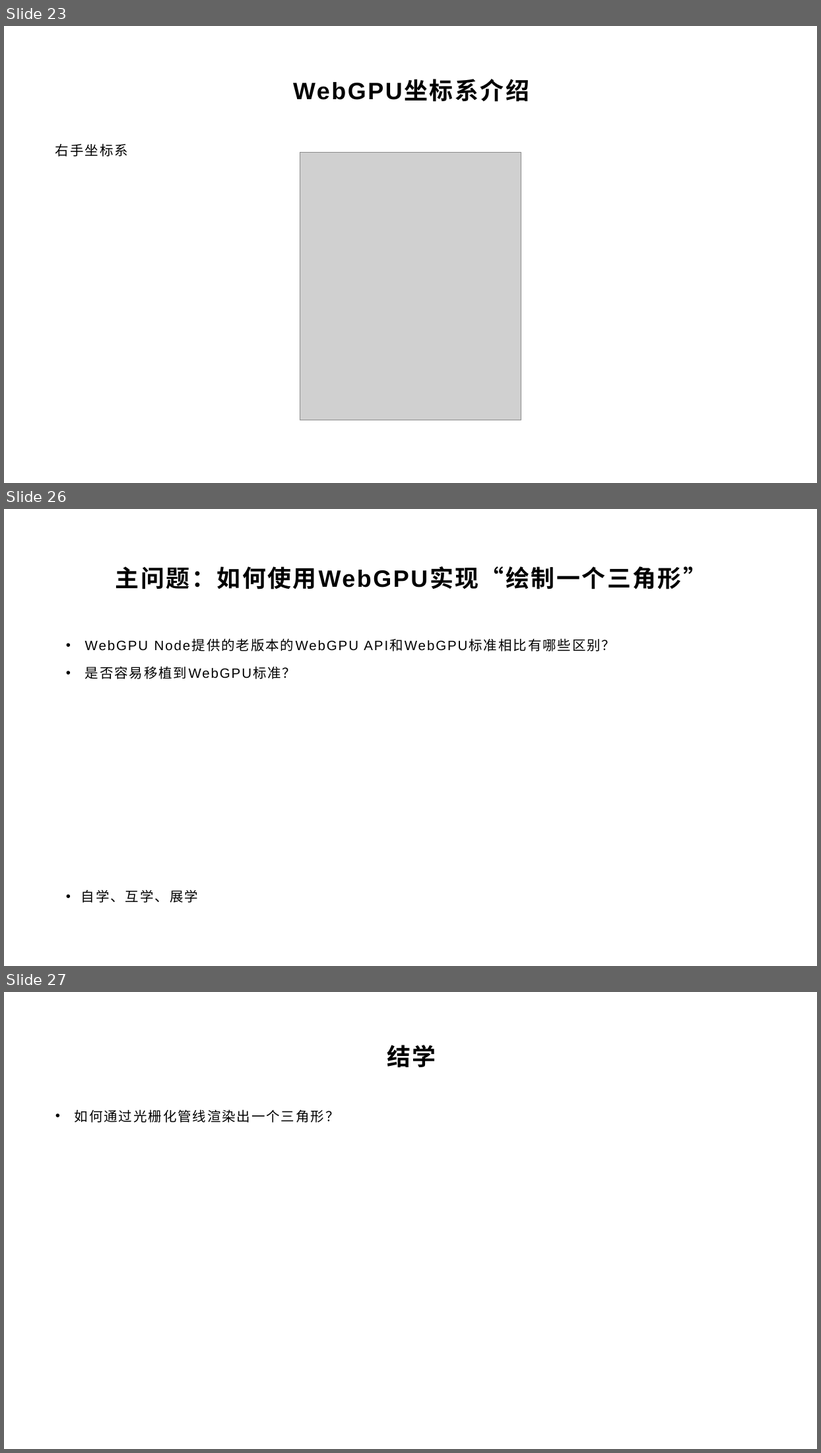
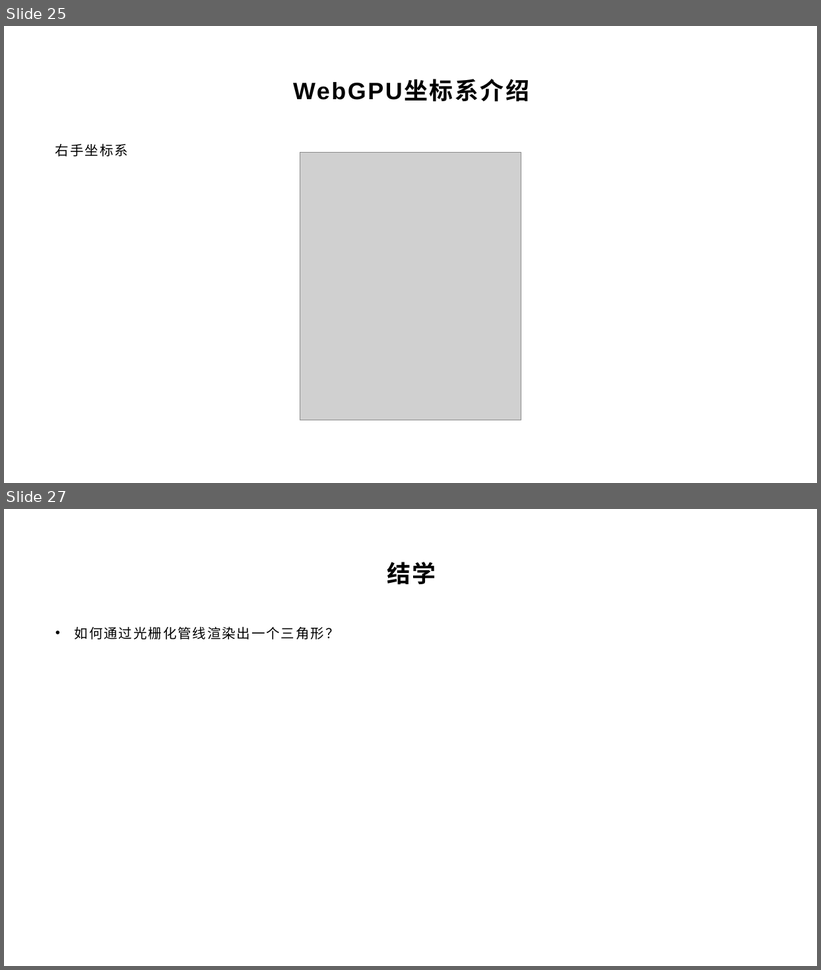
Before and after one commit to yyc-git/PotorealisticRenderEdu-3, a slide deck: lessons/2_triangle/ppt/第二节课.pptx. Shown one above the other, each under a label of ours: slides 23, 26 and 27 before the commit, slides 25 and 27 after it; the slides between them are not shown. The pictures are 821x1453 and 821x970 pixels, drawn with LibreOffice and Linux fonts; fonts in the diff are those of the drawing; grey boxes stand for pictures; background and template pictures are left out. Boxes give left, top, right and bottom in pixels: in the first picture for what was removed or moved away, otherwise in the second. Text is boxed around its words. In the diff, an @@ line names an element or a change of style, - is before the commit and + after.

```diff
--- a/lessons/2_triangle/ppt/第二节课.pptx
+++ b/lessons/2_triangle/ppt/第二节课.pptx
@@ slide 26 removed at bbox=[4, 509, 817, 966], background picture (left out) @@
@@ title removed at bbox=[116, 566, 707, 590] @@
-主问题：如何使用WebGPU实现“绘制一个三角形”
@@ text removed at bbox=[81, 640, 198, 903] @@
-• WebGPU Node提供的老版本的WebGPU API和WebGPU标准相比有哪些区别？
-• 是否容易移植到WebGPU标准？
-• 自学、互学、展学
@@ what was slide 23 is now slide 25 @@
```
Also in this commit, not shown: 7 slides changed, 4 slides added, 4 other files.
